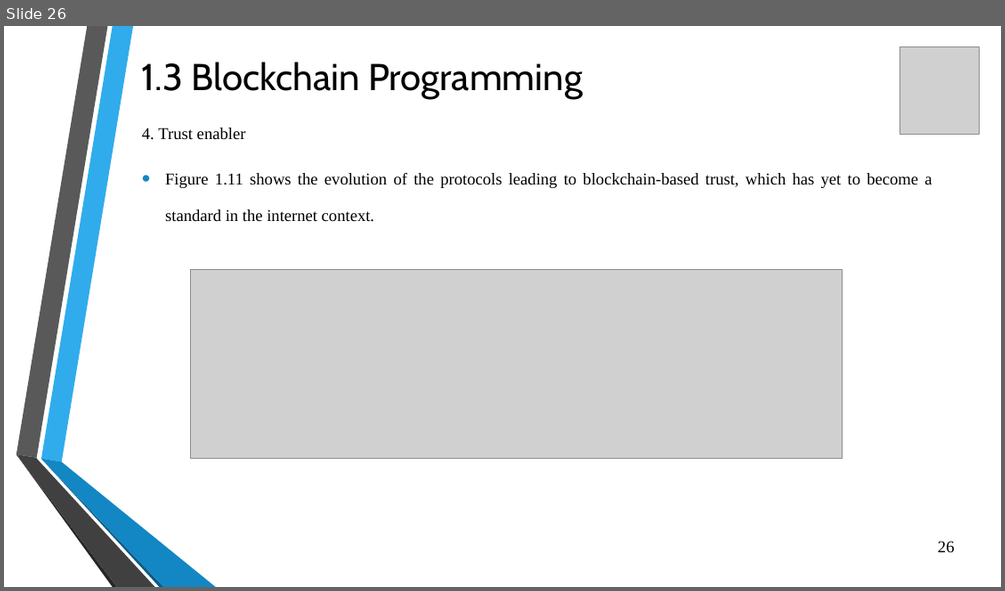
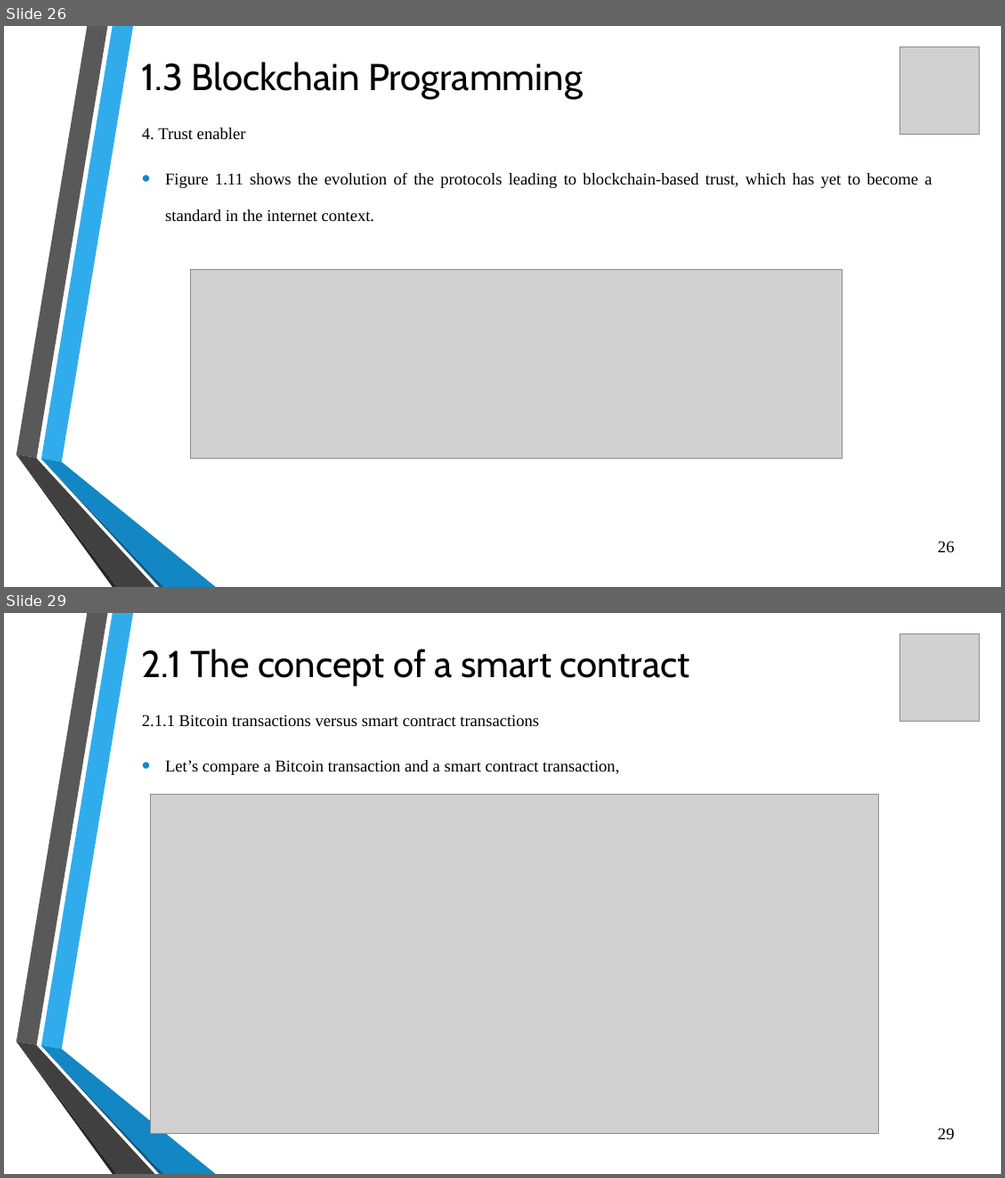
Before and after one commit to flick-23/SEM-7, a slide deck: BCM/Unit 2.pptx. Shown one above the other, each under a label of ours: slide 26 before the commit, slides 26 and 29 after it; the slides between them are not shown. The pictures are 1005x591 and 1005x1178 pixels, drawn with LibreOffice and Linux fonts; fonts in the diff are those of the drawing; grey boxes stand for pictures; background and template pictures are left out. Boxes give left, top, right and bottom in pixels: in the first picture for what was removed or moved away, otherwise in the second. Text is boxed around its words. In the diff, an @@ line names an element or a change of style, - is before the commit and + after.

```diff
--- a/BCM/Unit 2.pptx
+++ b/BCM/Unit 2.pptx
@@ slide 29 added at box(4, 613, 1001, 1174), background picture (left out); not listed: 6 template elements that a slide beside it also shows @@
@@ picture added at box(900, 634, 979, 722) @@
@@ title added at box(142, 649, 690, 686), 36 pt, text #000000 @@
+2.1 The concept of a smart contract
@@ text added at box(142, 714, 619, 775), 16 pt, text #000000 @@
+  2.1.1 Bitcoin transactions versus smart contract transactions
+  • Let’s compare a Bitcoin transaction and a smart contract transaction,
@@ picture added at box(150, 794, 878, 1134) @@
@@ page number added at box(938, 1127, 955, 1140), 16 pt, text #000000 @@
+29
```
Also in this commit, not shown: 35 other slides added, 3 other files.
